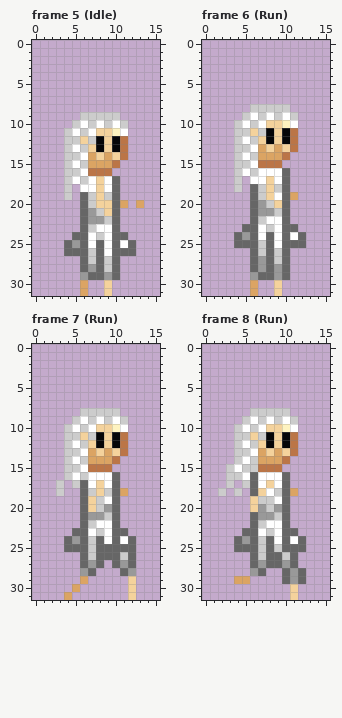
Pixel-art file, stored at src/img/player.aseprite. The picture above is the old version.
16x32 pixels, 17 frames. Shown: frame 5 (Idle), frame 6 (Run), frame 7 (Run), frame 8 (Run). The commit also changed other frames, which this record leaves out.
After the commit:
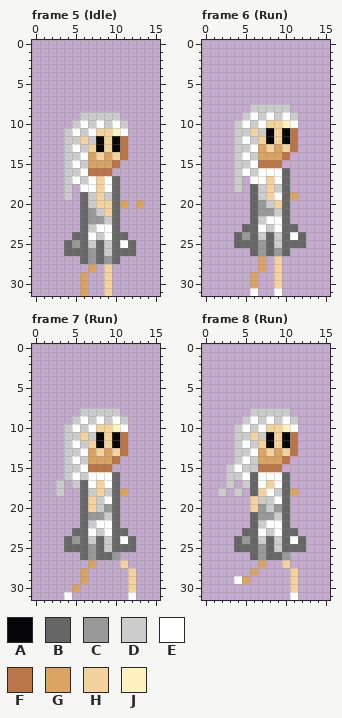
Palette (. is transparent): A #060608  B #666666  C #999999  D #cccccc  E #ffffff  F #bb7547  G #dba463  H #f4d29c  J #fef3c0
Diff:
layer "Pants" now hidden
layer "Boots" added
Changed rows in their new state; - is an unchanged pixel.
Frame 5 (Idle):
first column x 6:
25 -D-D-
26 -C-D-
27 -C-C-
28 .G.H.
29 G..H.
Frame 6 (Run):
first column x 6:
24 -D-D-
25 -C-D-
26 -C-C-
27 .G.H.
28 .G.H.
29 G..H.
31 E--E-
Frame 7 (Run):
first column x 4:
24 -----D---
25 ---C-D---
26 ---C--C..
27 --.G.-.H.
28 --G.---.H
31 E-------E
Frame 8 (Run):
first column x 4:
24 -----D---
25 ---C-----
26 ---C--C.-
27 --.G..H.-
28 --G.--.H.
29 E-----.H.
31 -------E-
